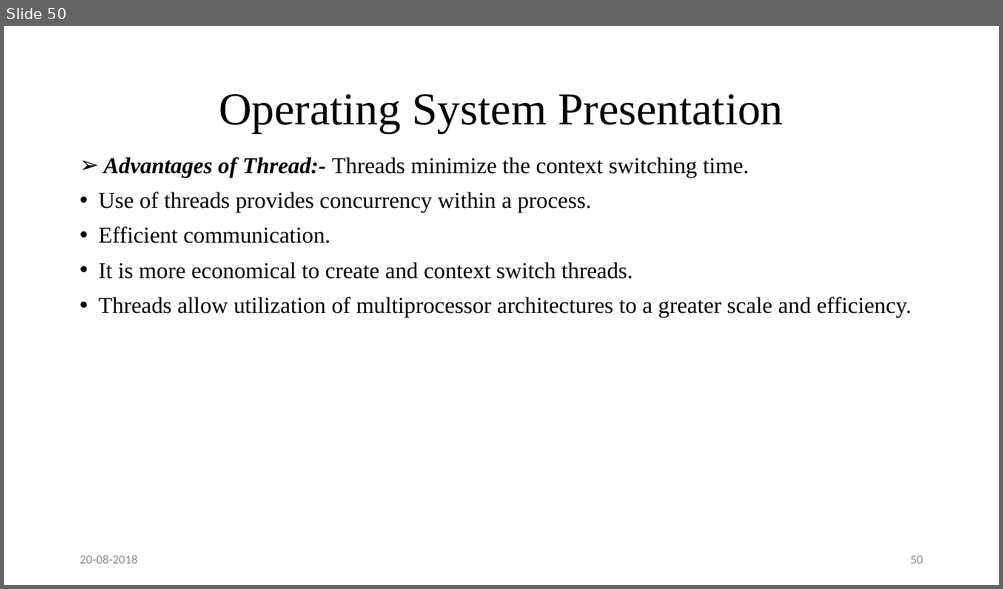
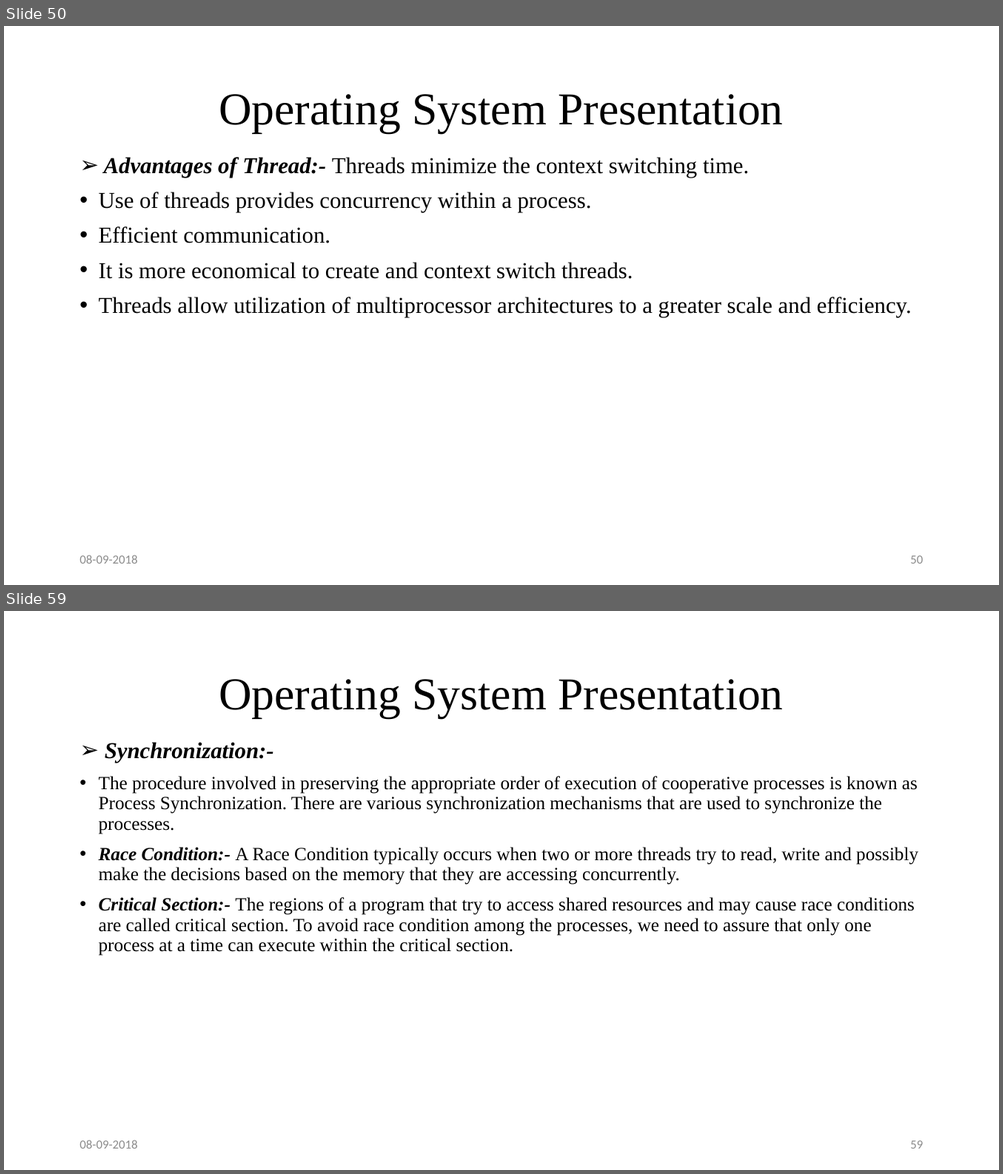
Before and after one commit to sumonkarmakar/Presentation, a slide deck: Operating System Presentation.pptx. Shown one above the other, each under a label of ours: slide 50 before the commit, slides 50 and 59 after it; the slides between them are not shown. The pictures are 1003x589 and 1003x1174 pixels, drawn with LibreOffice and Linux fonts; fonts in the diff are those of the drawing. Boxes give left, top, right and bottom in pixels: in the first picture for what was removed or moved away, otherwise in the second. Text is boxed around its words. In the diff, an @@ line names an element or a change of style, - is before the commit and + after.

```diff
--- a/Operating System Presentation.pptx
+++ b/Operating System Presentation.pptx
@@ slide 59 added at [4,611,999,1170], background #FFFFFF @@
@@ title added at [219,679,782,718], 44 pt, text #000000 @@
+Operating System Presentation
@@ text added at [99,742,918,956], 18 pt, text #000000 @@
+➢ Synchronization:-
+• The procedure involved in preserving the appropriate order of execution of cooperative processes is known as Process Synchronization. There are various synchronization mechanisms that are used to synchronize the processes.
+• Race Condition:- A Race Condition typically occurs when two or more threads try to read, write and possibly make the decisions based on the memory that they are accessing concurrently.
+• Critical Section:- The regions of a program that try to access shared resources and may cause race conditions are called critical section. To avoid race condition among the processes, we need to assure that only one process at a time can execute within the critical section.
@@ text added at [79,1140,137,1149], 12 pt, text #8C8C8C @@
+08-09-2018
@@ page number added at [910,1141,922,1149], 12 pt, text #8C8C8C @@
+59
@@ slide 50 changed as well @@
@@ text at [79,555,137,564]: text changed @@
-20-08-2018
+08-09-2018
```
Also in this commit, not shown: 50 other slides changed, 85 other slides added.
